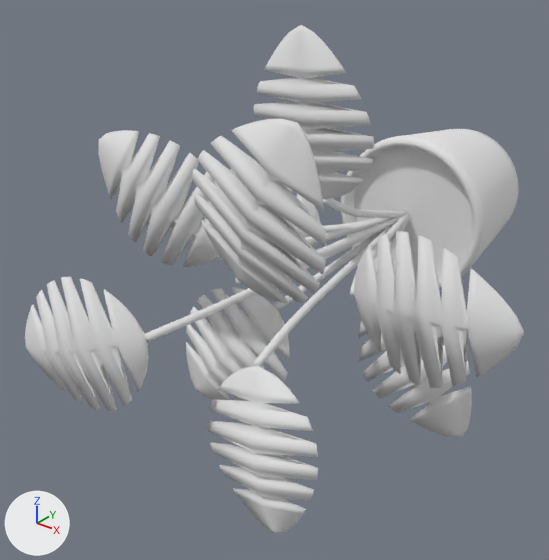
One commit to the OBJ model assets/potted-split-leaf-monstera.obj: the scene before it, then after it.
The view is the same before and after, from a camera (50 mm lens) standing at (0.858, -1.938, 0.69) and looking at (-0.106, -0.733, -0.057). Lighting does not change. The marker at lower left points along +X, +Y and +Z. The picture after the commit comes second. Where no turn or scale is listed for an object, it has been applied to the vertices.

Names of what the first picture shows: 'Leaf_petiole', 'Leaf_petiole.001', 'Leaf_petiole.002', 'Leaf_petiole.003', 'Leaf_petiole.004', 'Leaf_petiole.005', 'Leaf_petiole.006', 'Leaf_petiole.007', 'Leaf_petiole.008', 'Plain_ceramic_planter', 'Soil_surface', 'Split_leaves'.
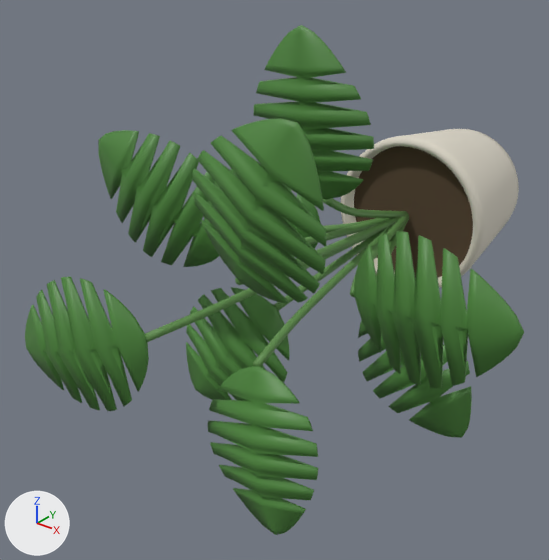
The newer file is also turned or shifted as a whole; pictures and numbers use the older file's frame.

The edits, one by one:
Material 'Green_stems' (mat_green_stems) changes colour from white #e7e7e7 to green #61904d; in linear values from (0.8, 0.8, 0.8) to (0.12, 0.28, 0.075).
Material 'Potting_soil' (mat_potting_soil) changes colour from white #e7e7e7 to brown #574530; in linear values from (0.8, 0.8, 0.8) to (0.095, 0.06, 0.03).
Material 'Living_foliage' (mat_living_foliage) changes colour from white #e7e7e7 to green #4d863c; in linear values from (0.8, 0.8, 0.8) to (0.075, 0.24, 0.045).

Pixel boxes (x1, y1, x2, y2) of what changed, in the pictures (549 x 560 px):
'Split_leaves', recoloured (white to green)
    both: (25, 25, 524, 535)
'Soil_surface', recoloured (white to brown)
    both: (354, 146, 473, 278)
'Leaf_petiole.006', recoloured
    both: (253, 225, 393, 367)
'Leaf_petiole.008', recoloured
    both: (145, 227, 388, 342)
'Leaf_petiole.007', recoloured
    both: (235, 216, 402, 285)
'Leaf_petiole.003', recoloured
    both: (274, 230, 384, 311)
'Leaf_petiole.002', recoloured (white to green)
    both: (322, 198, 408, 218)
'Leaf_petiole.005', recoloured (white to green)
    both: (305, 218, 390, 245)
'Leaf_petiole.004', recoloured
    both: (350, 214, 409, 297)
'Leaf_petiole', recoloured (white to green)
    both: (324, 218, 379, 233)
'Leaf_petiole.001', recoloured
    both: (376, 218, 409, 277)
